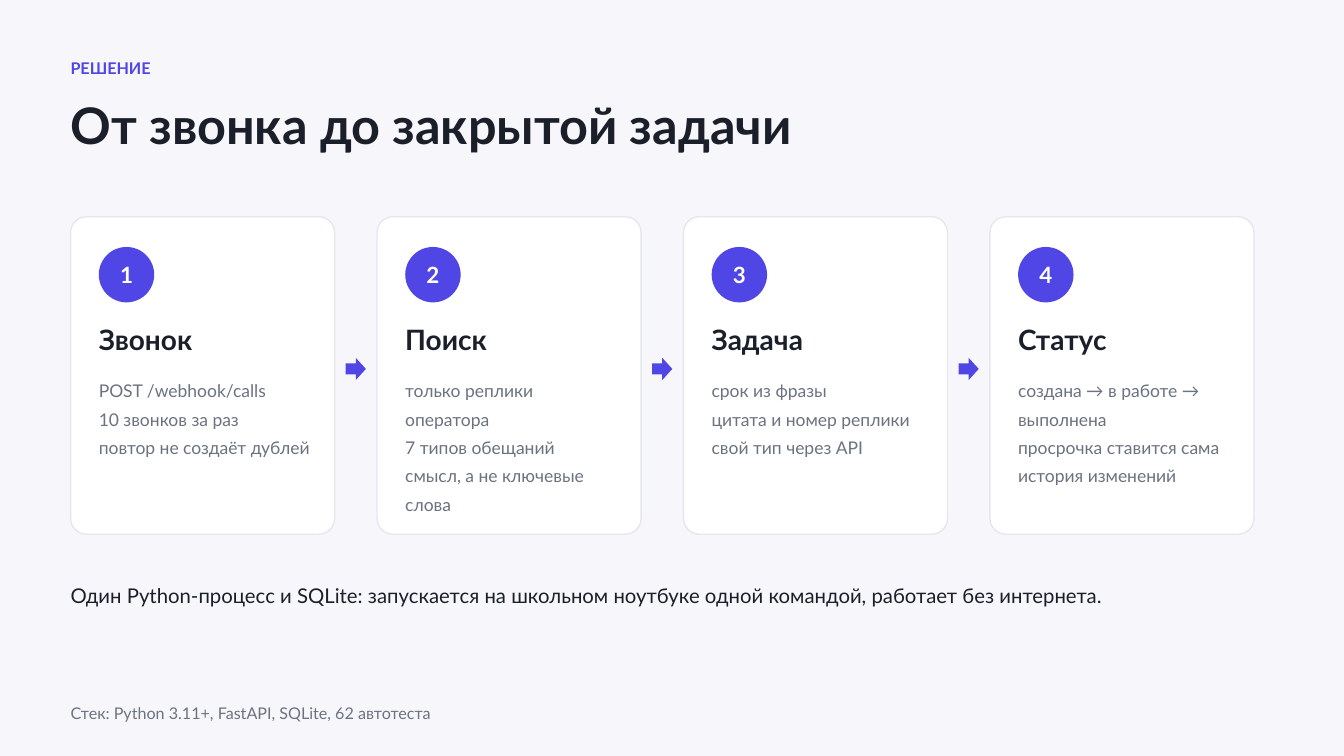
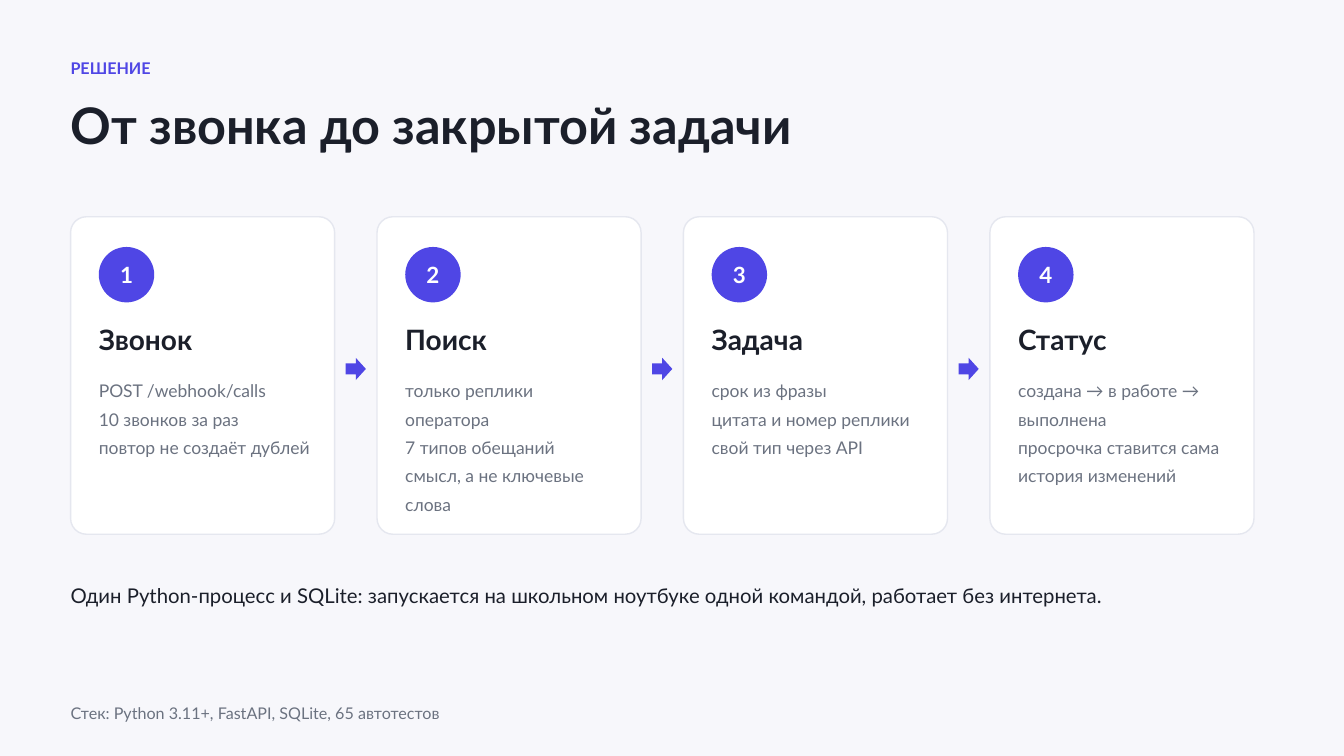
Before and after one commit to jabkamamka/promise-control, a slide deck: slide 3 of docs/Презентация_7_минут.pptx. Drawn at 1344x756 pixels with LibreOffice and Linux fonts; fonts in the diff are those of the drawing. Boxes give left, top, right and bottom in pixels: in the first picture for what was removed or moved away, otherwise in the second. Text is boxed around its words. In the diff, an @@ line names an element or a change of style, - is before the commit and + after.

```diff
--- a/docs/Презентация_7_минут.pptx
+++ b/docs/Презентация_7_минут.pptx
@@ text at (71,707,440,722): text changed @@
-Стек: Python 3.11+, FastAPI, SQLite, 62 автотеста
+Стек: Python 3.11+, FastAPI, SQLite, 65 автотестов
```
Also in this commit, not shown: 2 other slides changed, 9 other files.
